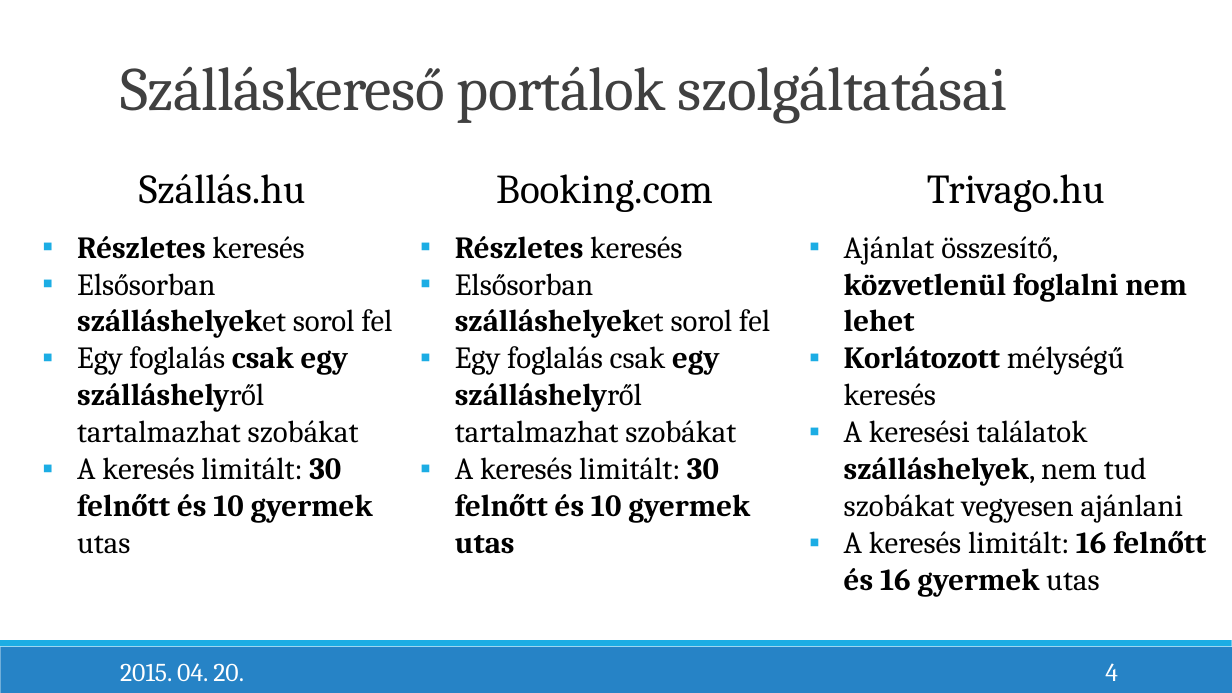
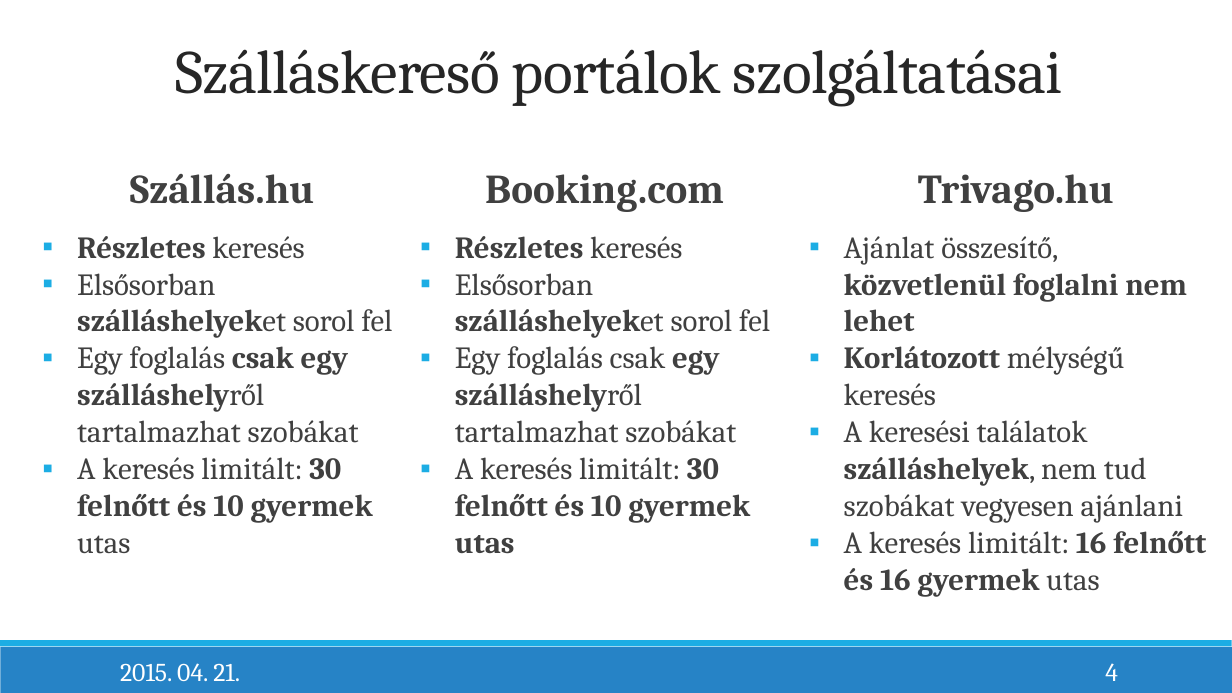
Before and after one commit to bearlysophisticated/thesis, a slide deck: slide 4 of Presentation/RozsenichBalázs_SzakdolgozatVédésPrezentáció.pptx. Drawn at 1232x693 pixels with LibreOffice and Linux fonts; fonts in the diff are those of the drawing. Boxes give left, top, right and bottom in pixels: in the first picture for what was removed or moved away, otherwise in the second. Text is boxed around its words. In the diff, an @@ line names an element or a change of style, - is before the commit and + after.

```diff
--- a/Presentation/RozsenichBalázs_SzakdolgozatVédésPrezentáció.pptx
+++ b/Presentation/RozsenichBalázs_SzakdolgozatVédésPrezentáció.pptx
@@ title "Szálláskereső portálok szolgáltatásai": place and size @@
-title "Szálláskereső portálok szolgáltatásai" at (120,66,1008,123)
+title "Szálláskereső portálok szolgáltatásai" at (175,49,1063,107)
@@ title "Szálláskereső portálok szolgáltatásai" at (175,49,1063,107): text colour #404040 to #262626; alignment left to centre @@
@@ text "Szállás.hu" at (77,174,392,554): text colour #000000 to #404040; bold on in "Szállás.hu" @@
@@ text "Booking.com" at (455,174,770,554): text colour #000000 to #404040; bold on in "Booking.com" @@
@@ text "Trivago.hu" at (844,174,1206,597): text colour #000000 to #404040; bold on in "Trivago.hu" @@
@@ text at (120,663,240,681): text changed @@
-2015. 04. 20.
+2015. 04. 21.
```
Also in this commit, not shown: 9 other slides changed, 2 slides added, 22 other files.
